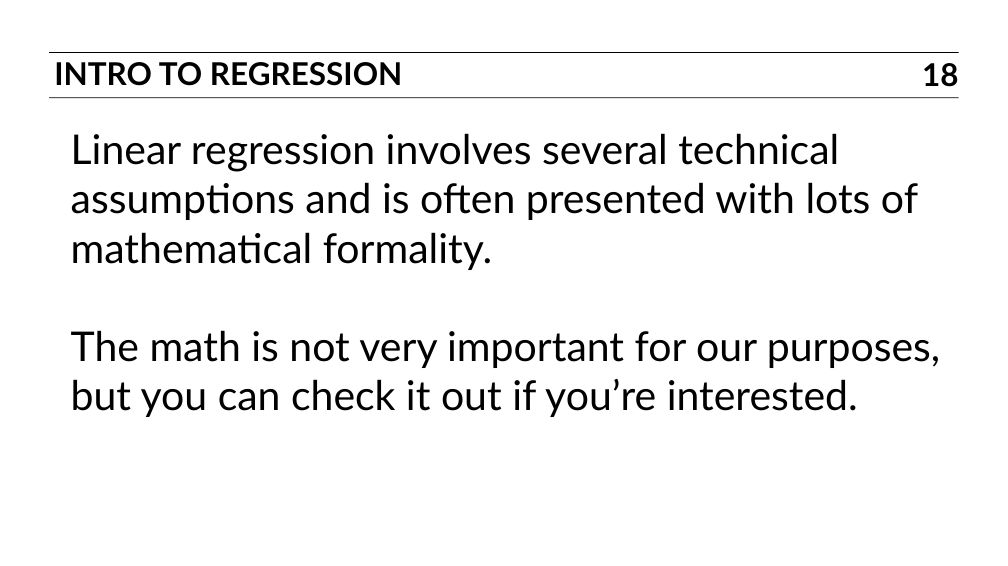
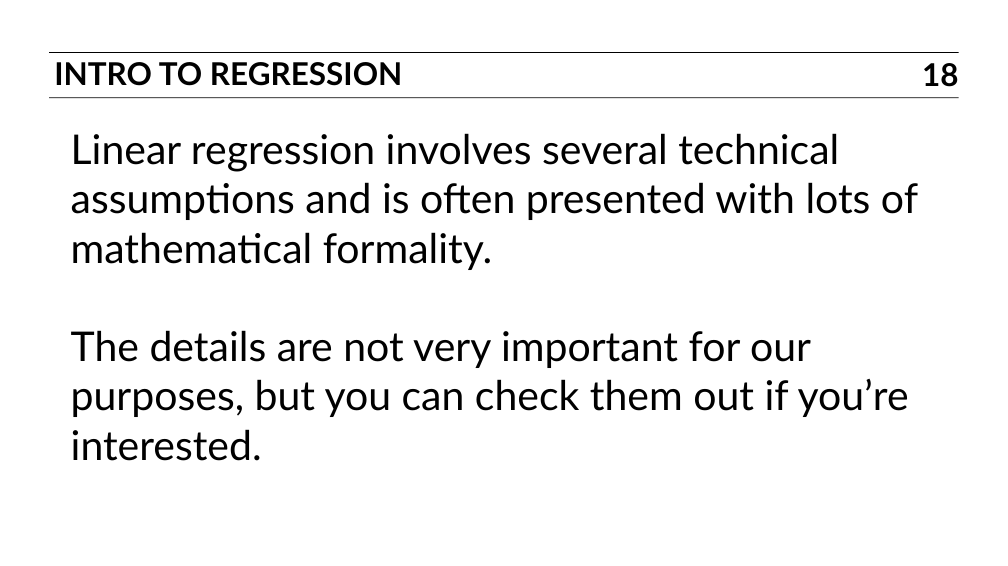
Before and after one commit to ajschumacher/gadsdc, a slide deck: slide 18 of 07-linear/slides.pptx. Drawn at 1008x566 pixels with LibreOffice and Linux fonts; fonts in the diff are those of the drawing. Boxes give left, top, right and bottom in pixels: in the first picture for what was removed or moved away, otherwise in the second. Text is boxed around its words. In the diff, an @@ line names an element or a change of style, - is before the commit and + after.

```diff
--- a/07-linear/slides.pptx
+++ b/07-linear/slides.pptx
@@ text at box(71, 330, 909, 461): text changed @@
-The math is not very important for our purposes, but you can check it out if you’re interested.
+The details are not very important for our purposes, but you can check them out if you’re interested.
```
Also in this commit, not shown: 9 other slides changed, 30 slides removed, 2 other files.
